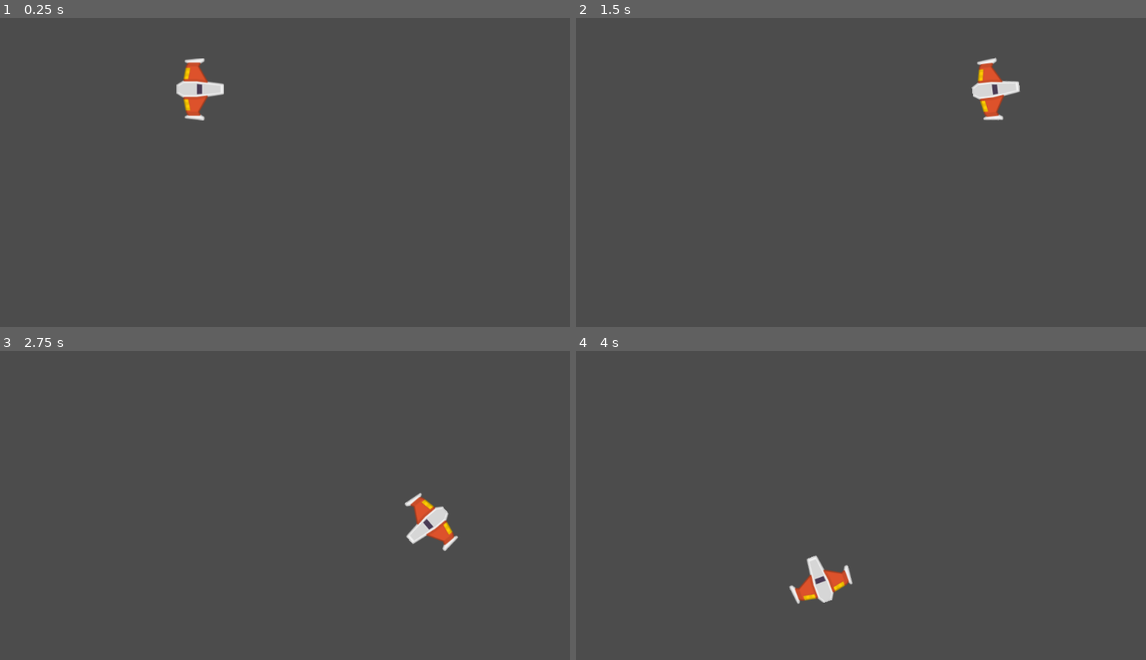
Above: before the commit, frames 1-4 (two rows, left to right).
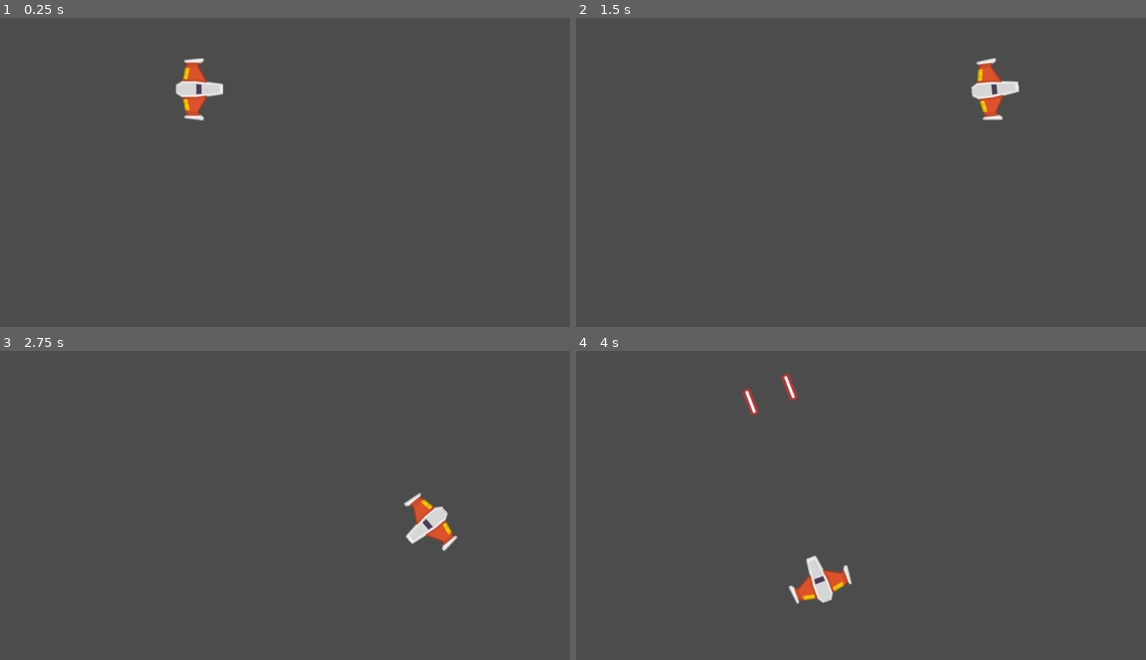
Above: after the commit, the same moments.

Repository: SERGIOCH2023/METEORITOS
Game: Godot game, scene res://Juego/Niveles/NivelTest.tscn
Two runs of this game, one before a commit and one after it. Both use one fixed random seed, a clock stepped at 60 frames per second and the inputs below.
Inputs:
- Up to frame 1 (0.25 s): no input
- Up to frame 2 (1.5 s): tap Enter at 0.5 s; hold W (mover_adelante) 0.53-1.28 s; hold Space (disparo_principal, bound only after the commit) 0.53-1.28 s; hold S (mover_atras) from 1.28 s (still down); tap A (rotar_antihorario) at 1.35 s
- Up to frame 3 (2.75 s): tap Space (disparo_principal, bound only after the commit) at 1.55, 2.3 s; release S (mover_atras) at 2.03 s; hold W (mover_adelante) from 2.03 s (still down); hold D (rotar_horario) from 2.03 s (still down)
- Up to frame 4 (4 s): release D (rotar_horario) at 2.78 s; tap Space (disparo_principal, bound only after the commit) at 2.85 s; release W (mover_adelante) at 3.53 s; hold S (mover_atras) from 3.53 s (still down); hold Space (disparo_principal, bound only after the commit) from 3.53 s (still down)

The runs differ from the first frame. In frame 1, 0.2% of the frame differs, in the area x 30-40%, y 13-34%; in frame 2, 0.1%; in frame 3, 0.2%; in frame 4, 0.5%, in the area x 29-49%, y 7-82%.

Commit message:
Disparos
Disparo de la nave players

Diff:
--- /dev/null
+++ b/Canion.gd
@@ -0,0 +1,57 @@
+#Canion.gd
+class_name Canion
+extends Node2D
+
+##Atributos export
+export var proyectil:PackedScene=null
+export var cadencia_disparo:float=0.8
+export var velocidad_proyectil:int = 100
+export var danio_proyectil:int =1
+
+## Atributos onready
+onready var timer_enfriamiento:Timer = $TimerEnfriamiento
+onready var disparo_sfx:AudioStreamPlayer2D = $DisparoSFX
+onready var esta_enfriado:bool = true
+onready var esta_disparando:bool = false setget set_esta_disparando
+
+## Atributos
+var puntos_disparo:Array = []
+
+## Setters y Getters
+func set_esta_disparando(disparando: bool) -> void:
+	esta_disparando=disparando
+
+# Metodos
+func _ready() -> void:
+	almacenar_puntos_disparo()
+	timer_enfriamiento.wait_time = cadencia_disparo
+
+func _process(delta: float) -> void:
+	if esta_disparando and esta_enfriado:
+		disparar()
+
+
+## Metodos Custom
+func almacenar_puntos_disparo() -> void:
+	for nodo in get_children():
+		if nodo is Position2D:
+			puntos_disparo.append(nodo)
+
+func disparar() -> void:
+	esta_enfriado = false
+	disparo_sfx.play()
+	timer_enfriamiento.start()
+	for punto_disparo in puntos_disparo:
+		#disparo_sfx.play()
+		var new_proyectil:Proyectil = proyectil.instance()
+		new_proyectil.crear(
+			punto_disparo.global_position,
+			get_owner().rotation,
+			velocidad_proyectil,
+			danio_proyectil
+		)
+		Eventos.emit_signal("disparo",new_proyectil)
+
+
+func _on_TimerEnfriamiento_timeout() -> void:
+	esta_enfriado = true
--- /dev/null
+++ b/Juego/Autoloads/Eventos.gd
@@ -0,0 +1,3 @@
+extends Node
+
+signal disparo(proyectil)
--- a/Juego/Naves/Player/Player.gd
+++ b/Juego/Naves/Player/Player.gd
@@ -9,6 +9,9 @@
 ## Atributos
 var empuje:Vector2 = Vector2.ZERO
 var dir_rotacion:int =0
+
+## Atributos Onready
+onready var canion:Canion = $Canion
 
 ##Metodos
 func _integrate_forces(state: Physics2DDirectBodyState) -> void:
@@ -34,3 +37,9 @@
 		dir_rotacion -= 1
 	elif Input.is_action_pressed("rotar_horario"):
 		dir_rotacion += 1
+
+	#Disparo
+	if Input.is_action_pressed("disparo_principal"):
+		canion.set_esta_disparando(true)
+	if Input.is_action_just_released("disparo_principal"):
+		canion.set_esta_disparando(false)
--- a/Juego/Naves/Player/Player.tscn
+++ b/Juego/Naves/Player/Player.tscn
@@ -1,16 +1,17 @@
-[gd_scene load_steps=5 format=2]
+[gd_scene load_steps=6 format=2]
 
 [ext_resource path="res://Juego/Naves/Player/player_orange.png" type="Texture" id=1]
 [ext_resource path="res://Juego/Naves/Player/Player.gd" type="Script" id=2]
+[ext_resource path="res://Juego/Proyectiles/Canion.tscn" type="PackedScene" id=3]
 
-[sub_resource type="PhysicsMaterial" id=2]
+[sub_resource type="PhysicsMaterial" id=1]
 friction = 0.0
 
-[sub_resource type="CircleShape2D" id=1]
+[sub_resource type="CircleShape2D" id=2]
 radius = 35.0143
 
 [node name="Player" type="RigidBody2D"]
-physics_material_override = SubResource( 2 )
+physics_material_override = SubResource( 1 )
 gravity_scale = 0.0
 can_sleep = false
 linear_damp = 1.0
@@ -22,4 +23,19 @@
 texture = ExtResource( 1 )
 
 [node name="CollisionShape2D" type="CollisionShape2D" parent="."]
-shape = SubResource( 1 )
+position = Vector2( -0.176781, 0 )
+shape = SubResource( 2 )
+
+[node name="Canion" parent="." instance=ExtResource( 3 )]
+position = Vector2( -2.12132, -0.707108 )
+
+[node name="PuntoIzquierdo" parent="Canion" index="0"]
+position = Vector2( 0, -33 )
+
+[node name="PuntoDerecho" parent="Canion" index="1"]
+position = Vector2( -0.177, 33 )
+
+[node name="DisparoSFX" parent="Canion" index="2"]
+position = Vector2( 1.59099, 0.530331 )
+
+[editable path="Canion"]
--- /dev/null
+++ b/Juego/Niveles/Nivel.gd
@@ -0,0 +1,23 @@
+#Nivel.gd
+class_name Nivel
+extends Node2D
+
+##Atributos Onready
+onready var contenedor_proyectiles:Node
+
+## Metodos
+func _ready() -> void:
+	conectar_seniales()
+	crear_contenedores()
+
+## Metodos Custom
+func conectar_seniales() -> void:
+	Eventos.connect("disparo",self,"_on_disparo")
+
+func crear_contenedores() -> void:
+	contenedor_proyectiles = Node.new()
+	contenedor_proyectiles.name = "ContenedorProyectiles"
+	add_child(contenedor_proyectiles)
+
+func _on_disparo(proyectil:Proyectil) -> void:
+	add_child(proyectil)
--- a/Juego/Niveles/NivelTest.tscn
+++ b/Juego/Niveles/NivelTest.tscn
@@ -1,8 +1,10 @@
-[gd_scene load_steps=2 format=2]
+[gd_scene load_steps=3 format=2]
 
 [ext_resource path="res://Juego/Naves/Player/Player.tscn" type="PackedScene" id=1]
+[ext_resource path="res://Juego/Niveles/Nivel.gd" type="Script" id=2]
 
 [node name="NivelTest" type="Node2D"]
+script = ExtResource( 2 )
 
 [node name="Player" parent="." instance=ExtResource( 1 )]
-position = Vector2( 439, 222 )
+position = Vector2( 438, 222 )
--- /dev/null
+++ b/Juego/Proyectiles/Canion.tscn
@@ -0,0 +1,23 @@
+[gd_scene load_steps=4 format=2]
+
+[ext_resource path="res://Canion.gd" type="Script" id=1]
+[ext_resource path="res://Juego/Proyectiles/Proyectil.tscn" type="PackedScene" id=2]
+[ext_resource path="res://Juego/Sonidos/Disparo_Player.wav" type="AudioStream" id=3]
+
+[node name="Canion" type="Node2D"]
+script = ExtResource( 1 )
+proyectil = ExtResource( 2 )
+cadencia_disparo = 0.25
+velocidad_proyectil = 1600
+
+[node name="PuntoIzquierdo" type="Position2D" parent="."]
+
+[node name="PuntoDerecho" type="Position2D" parent="."]
+
+[node name="DisparoSFX" type="AudioStreamPlayer2D" parent="."]
+stream = ExtResource( 3 )
+bus = "SFX"
+
+[node name="TimerEnfriamiento" type="Timer" parent="."]
+
+[connection signal="timeout" from="TimerEnfriamiento" to="." method="_on_TimerEnfriamiento_timeout"]
--- /dev/null
+++ b/Juego/Proyectiles/Proyectil.gd
@@ -0,0 +1,20 @@
+#Proyectil.gd
+class_name Proyectil
+extends Area2D
+
+## Atributos
+var velocidad:Vector2 = Vector2.ZERO
+var danio:float
+
+##Metodos
+func crear(pos: Vector2, dir:float, vel:float, danio_p:int)-> void:
+	position=pos
+	rotation=dir
+	velocidad=Vector2(vel,0).rotated(dir)
+
+func _physics_process(delta: float) -> void:
+	position += velocidad * delta
+
+
+func _on_VisibilityNotifier2D_screen_exited() -> void:
+	queue_free()
--- /dev/null
+++ b/Juego/Proyectiles/Proyectil.tscn
@@ -0,0 +1,24 @@
+[gd_scene load_steps=4 format=2]
+
+[ext_resource path="res://Juego/Proyectiles/Proyectil_player.png" type="Texture" id=1]
+[ext_resource path="res://Juego/Proyectiles/Proyectil.gd" type="Script" id=2]
+
+[sub_resource type="RectangleShape2D" id=1]
+extents = Vector2( 22.1331, 6.56946 )
+
+[node name="Proyectil" type="Area2D"]
+script = ExtResource( 2 )
+
+[node name="Sprite" type="Sprite" parent="."]
+rotation = 1.5708
+scale = Vector2( 1.5, 1.2 )
+texture = ExtResource( 1 )
+
+[node name="CollisionShape2D" type="CollisionShape2D" parent="."]
+shape = SubResource( 1 )
+
+[node name="VisibilityNotifier2D" type="VisibilityNotifier2D" parent="."]
+position = Vector2( -0.35395, 0.117981 )
+scale = Vector2( 1.69611, 0.233102 )
+
+[connection signal="screen_exited" from="VisibilityNotifier2D" to="." method="_on_VisibilityNotifier2D_screen_exited"]
--- /dev/null
+++ b/default_bus_layout.tres
@@ -0,0 +1,9 @@
+[gd_resource type="AudioBusLayout" format=2]
+
+[resource]
+bus/1/name = "SFX"
+bus/1/solo = false
+bus/1/mute = false
+bus/1/bypass_fx = false
+bus/1/volume_db = -5.32994
+bus/1/send = "Master"
--- a/project.godot
+++ b/project.godot
@@ -9,13 +9,31 @@
 config_version=4
 
 _global_script_classes=[ {
+"base": "Node2D",
+"class": "Canion",
+"language": "GDScript",
+"path": "res://Canion.gd"
+}, {
+"base": "Node2D",
+"class": "Nivel",
+"language": "GDScript",
+"path": "res://Juego/Niveles/Nivel.gd"
+}, {
 "base": "RigidBody2D",
 "class": "Player",
 "language": "GDScript",
 "path": "res://Juego/Naves/Player/Player.gd"
+}, {
+"base": "Area2D",
+"class": "Proyectil",
+"language": "GDScript",
+"path": "res://Juego/Proyectiles/Proyectil.gd"
 } ]
 _global_script_class_icons={
-"Player": ""
+"Canion": "",
+"Nivel": "",
+"Player": "",
+"Proyectil": ""
 }
 
 [application]
@@ -23,6 +41,10 @@
 config/name="Meteoritos_juego"
 run/main_scene="res://Juego/Niveles/NivelTest.tscn"
 config/icon="res://icon.png"
+
+[autoload]
+
+Eventos="*res://Juego/Autoloads/Eventos.gd"
 
 [input]
 
@@ -50,6 +72,11 @@
 , Object(InputEventKey,"resource_local_to_scene":false,"resource_name":"","device":0,"alt":false,"shift":false,"control":false,"meta":false,"command":false,"pressed":false,"scancode":16777231,"unicode":0,"echo":false,"script":null)
  ]
 }
+disparo_principal={
+"deadzone": 0.5,
+"events": [ Object(InputEventKey,"resource_local_to_scene":false,"resource_name":"","device":0,"alt":false,"shift":false,"control":false,"meta":false,"command":false,"pressed":false,"scancode":32,"unicode":0,"echo":false,"script":null)
+ ]
+}
 
 [physics]
 
Binary file added: Juego/Proyectiles/Proyectil_player.png
Not shown, added: Juego/Proyectiles/Proyectil_player.png.import
Not shown, added: Juego/Sonidos/Disparo_Player.ogg.import
Not shown, added: Juego/Sonidos/Disparo_Player.wav.import
Not shown, added: Juego/Sonidos/Disparo_Player.ogg
Not shown, added: Juego/Sonidos/Disparo_Player.wav
